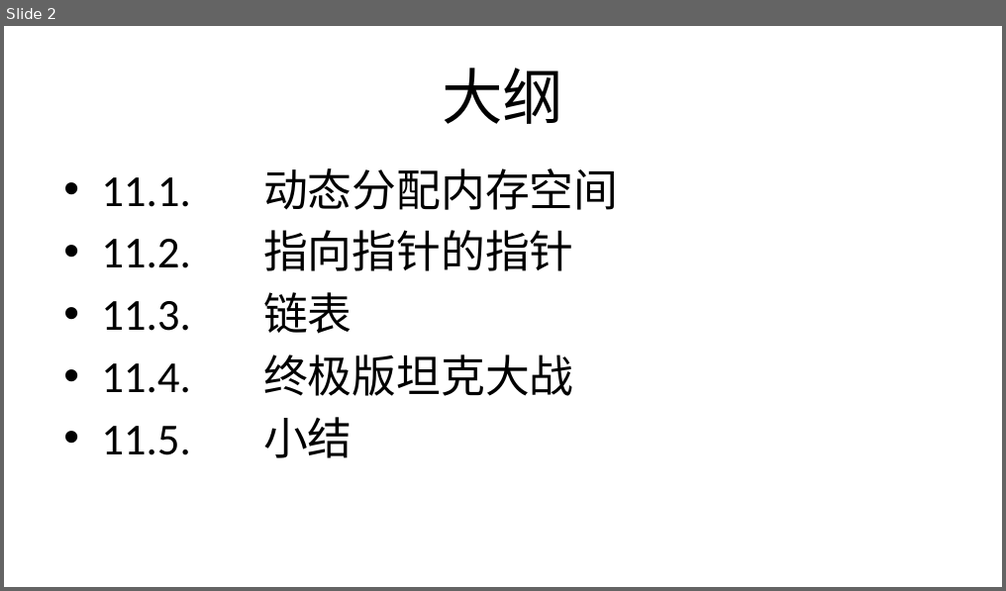
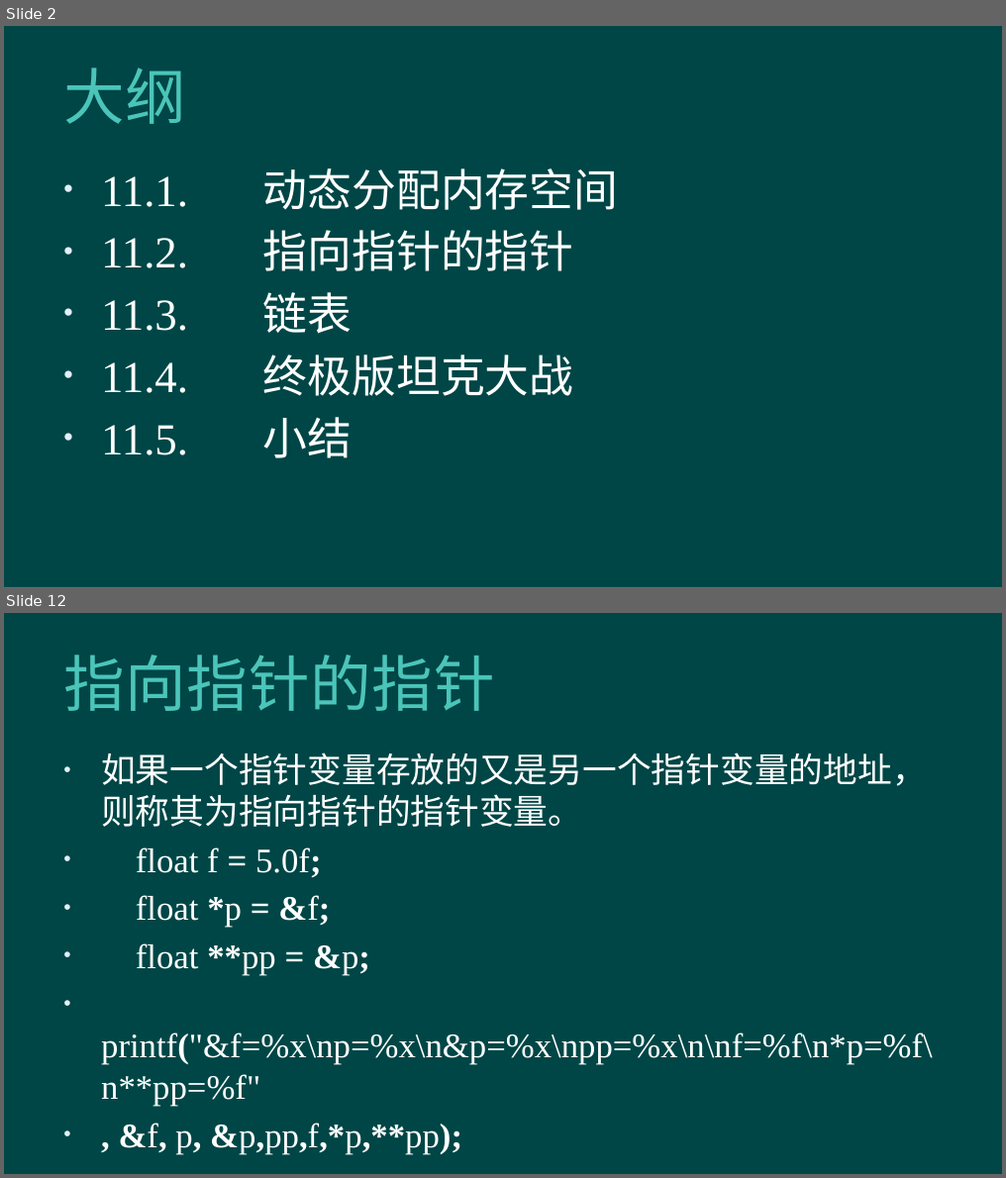
Before and after one commit to hanhonglei/Course_BasicGameProgramming, a slide deck: 第11章 指针的高级应用/第11章 指针的高级应用.pptx. Shown one above the other, each under a label of ours: slide 2 before the commit, slides 2 and 12 after it; the slides between them are not shown. The pictures are 1006x591 and 1006x1178 pixels, drawn with LibreOffice and Linux fonts; fonts in the diff are those of the drawing; background and template pictures are left out. Boxes give left, top, right and bottom in pixels: in the first picture for what was removed or moved away, otherwise in the second. Text is boxed around its words. In the diff, an @@ line names an element or a change of style, - is before the commit and + after.

```diff
--- a/第11章 指针的高级应用/第11章 指针的高级应用.pptx
+++ b/第11章 指针的高级应用/第11章 指针的高级应用.pptx
@@ slide 12 added at box(4, 613, 1002, 1174), background #004646 @@
@@ title added at box(63, 655, 494, 711), 44 pt, text #4BC5B9 @@
+指向指针的指针
@@ text added at box(101, 753, 933, 1106), 24.8 pt, text #FFFFFF @@
+• 如果一个指针变量存放的又是另一个指针变量的地址，则称其为指向指针的指针变量。
+• float f = 5.0f;
+• float *p = &f;
+• float **pp = &p;
+• printf("&f=%x\np=%x\n&p=%x\npp=%x\n\nf=%f\n*p=%f\n**pp=%f"
+• , &f, p, &p,pp,f,*p,**pp);
@@ slide 2 changed as well @@
@@ background #FFFFFF to #004646 @@
@@ title "大纲" at box(63, 68, 186, 124): font Calibri to Arial, text colour #000000 to #4BC5B9, letter spacing 0 to 0.5 pt; alignment centre to left @@
@@ text "11.1. 动态分配内存空间" at box(101, 169, 619, 459): font Calibri to Times New Roman, text colour #000000 to #FFFFFF @@
```
Also in this commit, not shown: 1 other slide changed, 31 other slides added.
